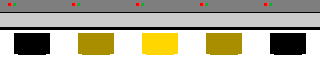
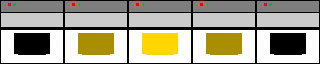
Layered file, before and after one edit (320x64). Changes by layer:
moved "Background copy" above "Background copy #5", painted on it over box(256, 0, 320, 64)
moved "Background copy #5" above "Background copy #4", painted on it over box(192, 0, 256, 64)
painted on "Background copy #4" over box(128, 0, 192, 64)
painted on "Background copy #3" over box(64, 0, 128, 64)
painted on "Background" over box(0, 0, 64, 64)
